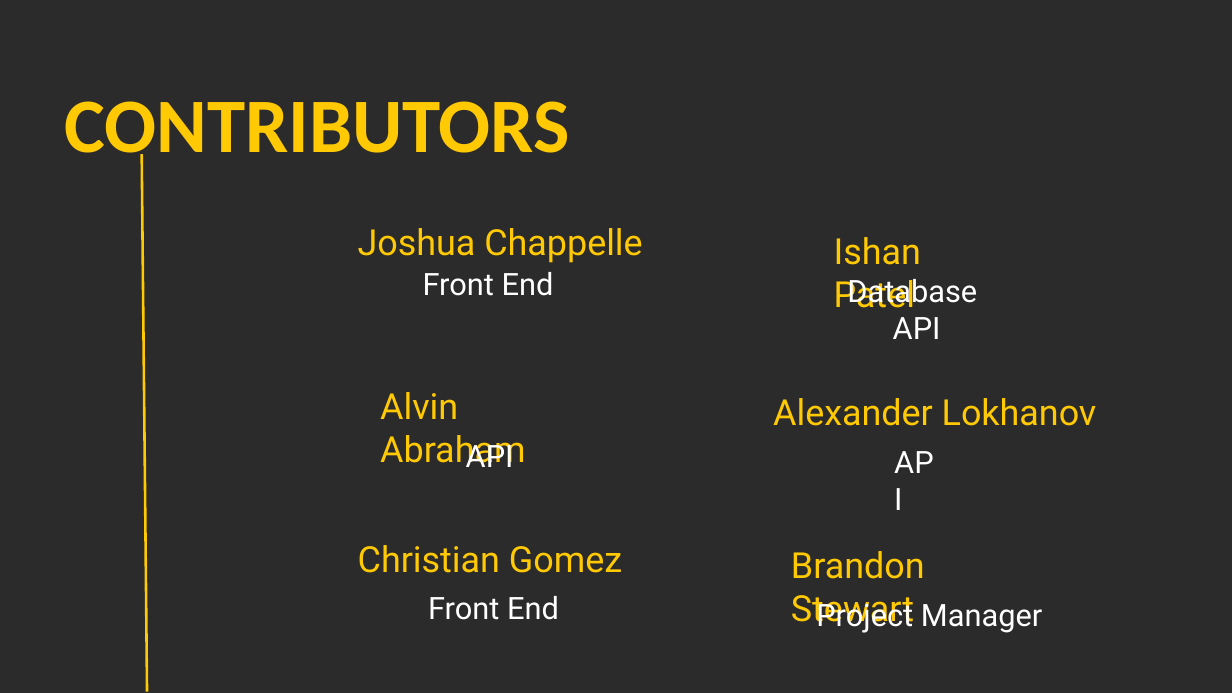
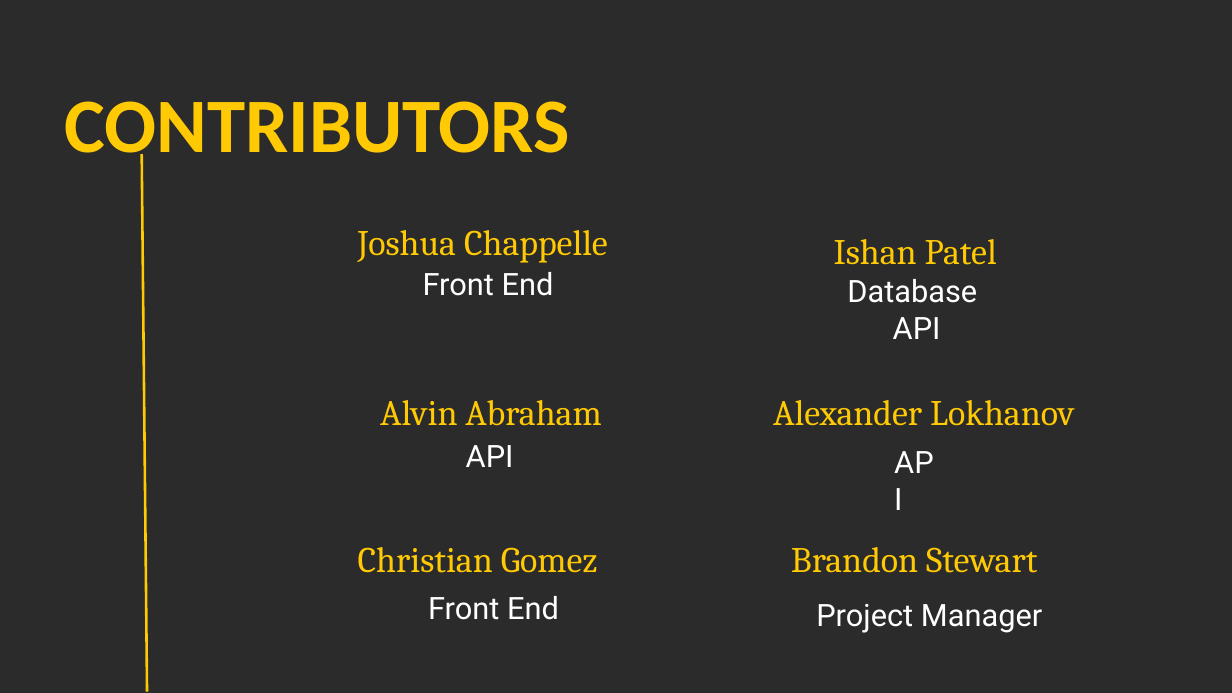
Before and after one commit to BrandalfGray/Processes, a slide deck: slide 2 of Presentation 4.pptx. Drawn at 1232x693 pixels with LibreOffice and Linux fonts; fonts in the diff are those of the drawing; background and template pictures are left out; a plain dark background stands for a picture behind light text. Boxes give left, top, right and bottom in pixels: in the first picture for what was removed or moved away, otherwise in the second. Text is boxed around its words. In the diff, an @@ line names an element or a change of style, - is before the commit and + after.

```diff
--- a/Presentation 4.pptx
+++ b/Presentation 4.pptx
@@ font Roboto to Cambria in 6 elements at [358,230,608,263], [773,400,1074,426], [358,547,598,573], [834,239,997,265], [380,400,601,426], [791,547,1037,573] @@
```
Also in this commit, not shown: 5 other slides changed, 4 slides added.
